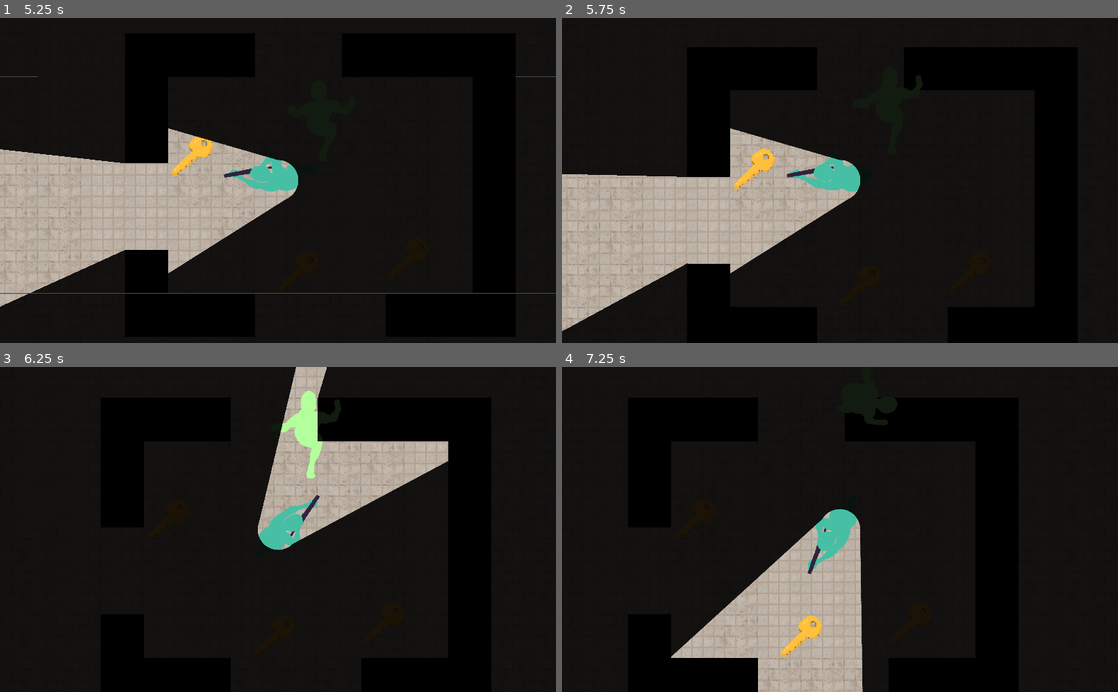
Above: before the commit, frames 1-4 (two rows, left to right).
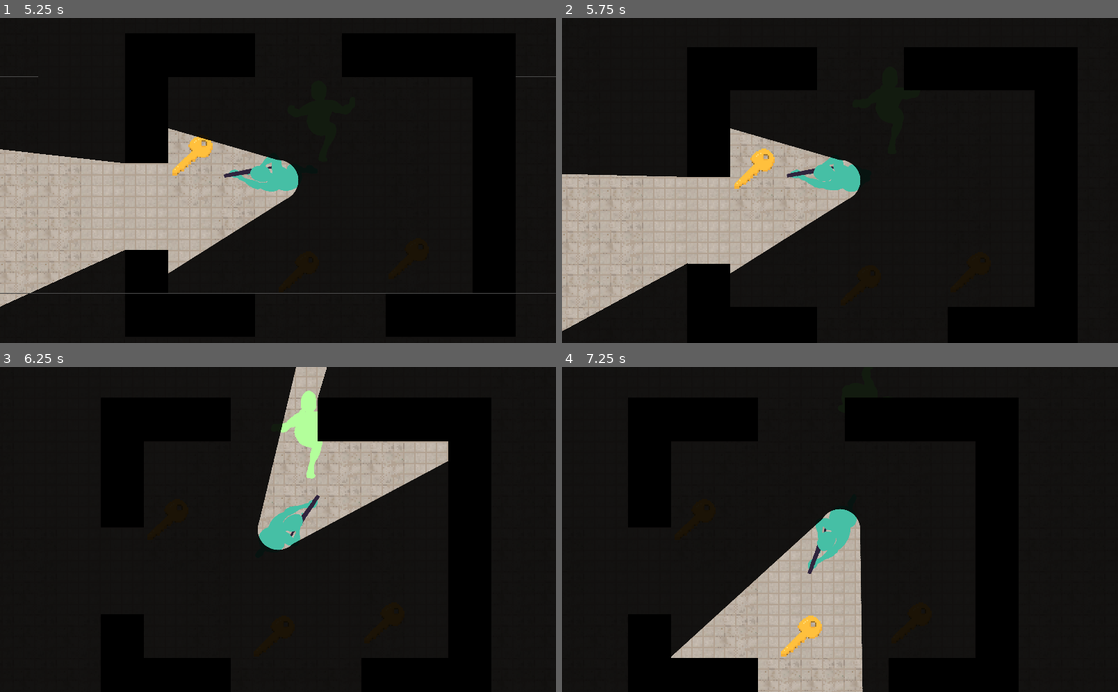
Above: after the commit, the same moments.

Repository: ZeeHatcher/project-vlastos
Game: Godot game, scene res://scenes/main.tscn
Two runs of this game, one before a commit and one after it. Both use one fixed random seed, a clock stepped at 60 frames per second and the inputs below.
Inputs (mouse positions are in pixels of both pictures, inside the frame that each line leads up to):
- Up to frame 1 (5.25 s): tap Enter at 0.5 s; move the mouse to (250, 245) at 0.52 s; press the mouse at (250, 245) at 0.53 s; hold W (up) 0.53-2.03 s; move the mouse to (444, 229) at 1.27 s; release the mouse at (444, 229) at 1.28 s; click (444, 229) at 1.35 s; move the mouse to (111, 131) at 2.02 s; press the mouse at (111, 131) at 2.03 s; hold A (left) 2.03-3.53 s; move the mouse to (305, 180) at 2.77 s; release the mouse at (305, 180) at 2.78 s; click (305, 180) at 2.85 s; move the mouse to (194, 99) at 3.52 s; press the mouse at (194, 99) at 3.53 s; hold S (down) 3.53-4.28 s; move the mouse to (400, 164) at 4.27 s; release the mouse at (400, 164) at 4.28 s; hold D (right) 4.28-5.03 s; click (400, 164) at 4.35 s; move the mouse to (166, 196) at 5.02 s; press the mouse at (166, 196) at 5.03 s; hold W (up) from 5.03 s (still down)
- Up to frame 2 (5.75 s): keep holding W (up)
- Up to frame 3 (6.25 s): move the mouse to (333, 458) at 5.77 s; release W (up) at 5.78 s; release the mouse at (333, 458) at 5.78 s; hold D (right) from 5.78 s (still down); click (333, 458) at 5.85 s
- Up to frame 4 (7.25 s): keep holding D (right); move the mouse to (812, 594) at 6.52 s; press the mouse at (812, 594) at 6.53 s

Frame 1 is identical in both runs. In frame 2, less than 0.1% of the frame differs, in the area x 61-65%, y 17-23%; in frame 3, 0.2%; in frame 4, 0.5%, in the area x 50-61%, y 9-18%.

Commit message:
increased wall z-index

Diff:
--- a/entities/enemy/enemy.gd
+++ b/entities/enemy/enemy.gd
@@ -27,7 +27,6 @@
 
 func die() -> void:
 	_state_machine.transition_to("DeathState")
-	print("die")
 
 
 func _generate_raycasts() -> void:
--- a/map/map.tscn
+++ b/map/map.tscn
@@ -91,7 +91,7 @@
 "shape": SubResource( 6 ),
 "shape_transform": Transform2D( 1, 0, 0, 1, 0, 0 )
 } ]
-4/z_index = 0
+4/z_index = 1
 
 [node name="Map" type="TileMap"]
 tile_set = SubResource( 1 )
